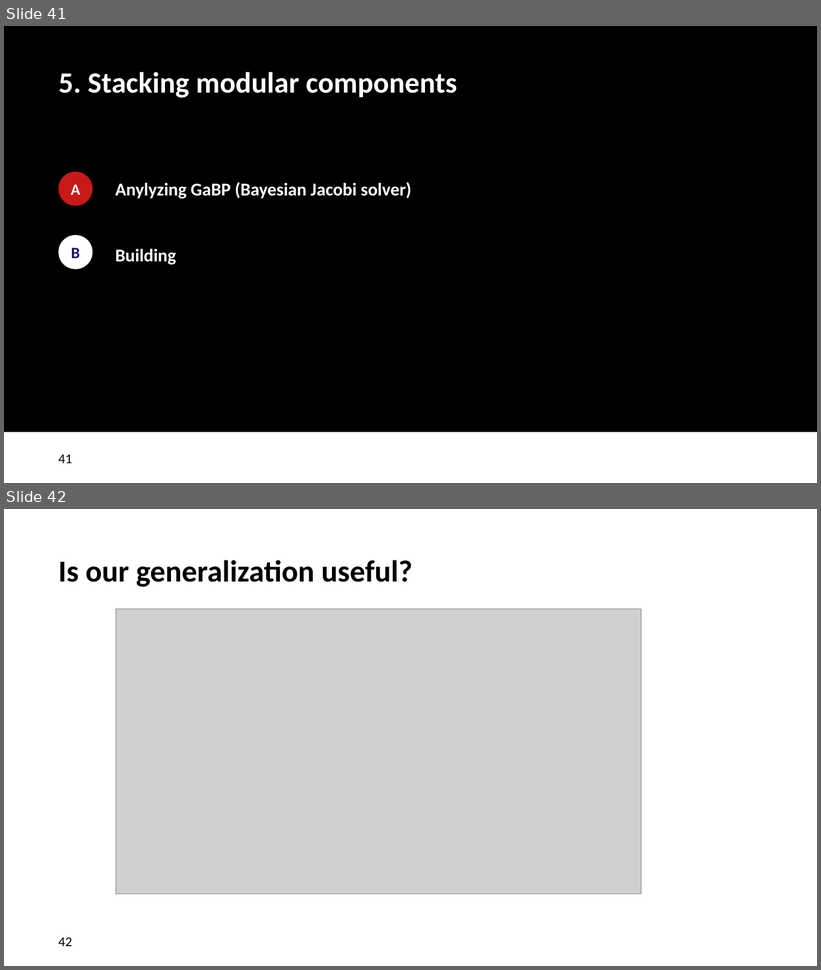
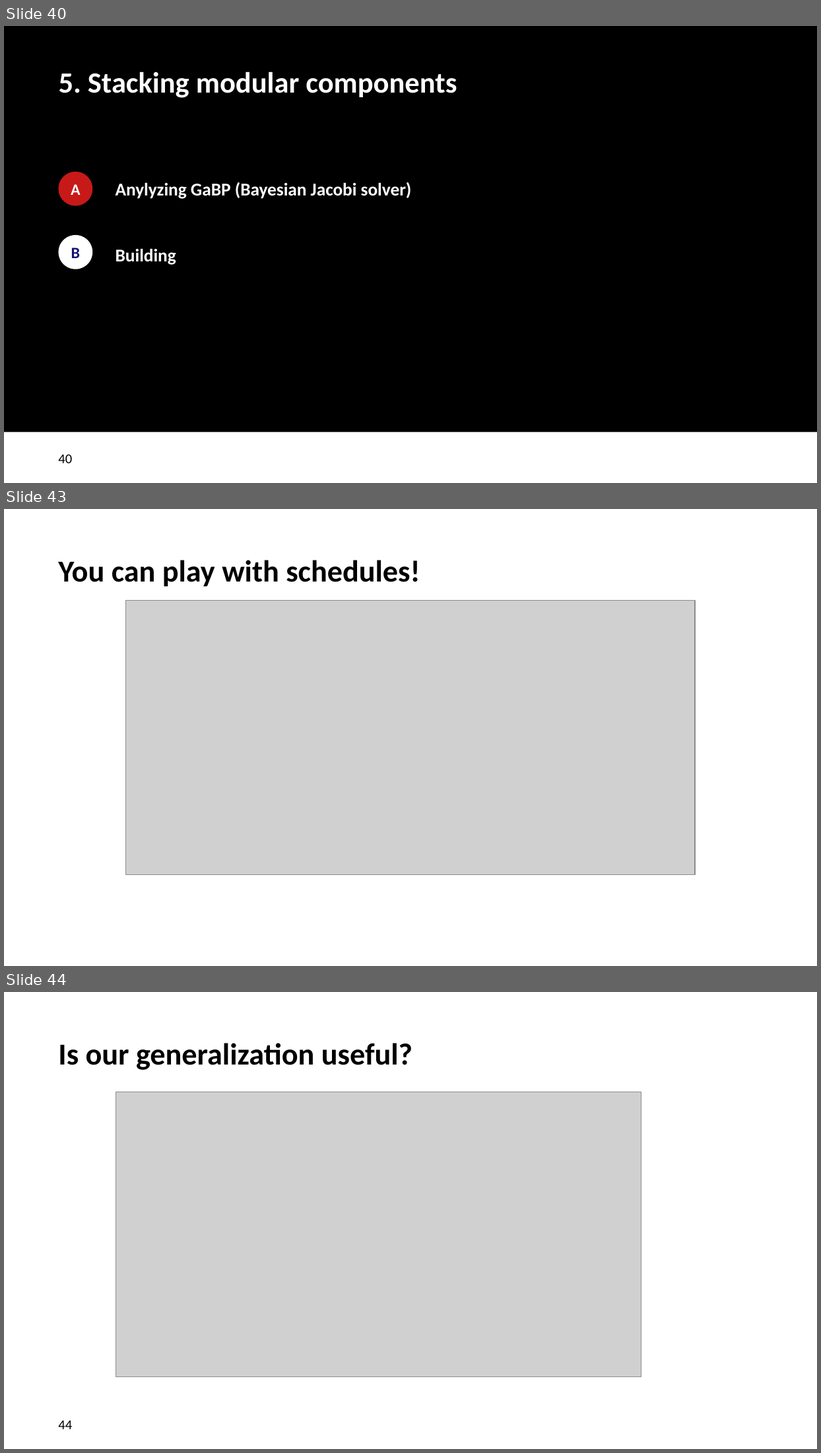
Before and after one commit to biaslab/ProbNum2026-Tutorial, a slide deck: slides/BIASlab-ProbNum2026.pptx. Shown one above the other, each under a label of ours: slides 41 and 42 before the commit, slides 40, 43 and 44 after it; the slides between them are not shown. The pictures are 821x970 and 821x1453 pixels, drawn with LibreOffice and Linux fonts; fonts in the diff are those of the drawing; grey boxes stand for pictures; background and template pictures are left out. Boxes give left, top, right and bottom in pixels: in the first picture for what was removed or moved away, otherwise in the second. Text is boxed around its words. In the diff, an @@ line names an element or a change of style, - is before the commit and + after.

```diff
--- a/slides/BIASlab-ProbNum2026.pptx
+++ b/slides/BIASlab-ProbNum2026.pptx
@@ slide 43 added at bbox=[4, 509, 817, 966], background #FFFFFF @@
@@ title added at bbox=[58, 560, 420, 587], 27 pt, text #000000, bold @@
+You can play with schedules!
@@ picture added at bbox=[126, 600, 695, 875] @@
@@ what was slide 41 is now slide 40 @@
@@ page number at bbox=[58, 454, 72, 464]: text changed @@
-41
+40
@@ what was slide 42 is now slide 44 @@
@@ page number at bbox=[58, 1420, 72, 1430]: text changed @@
-42
+44
```
Also in this commit, not shown: 4 slides changed, 2 other slides added, 1 slide removed, 6 other files.
